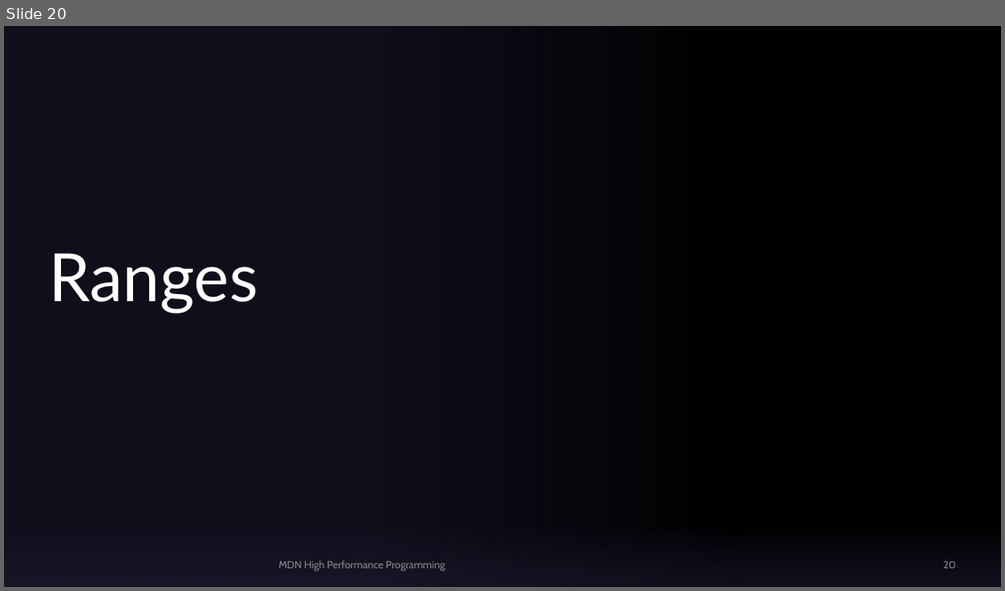
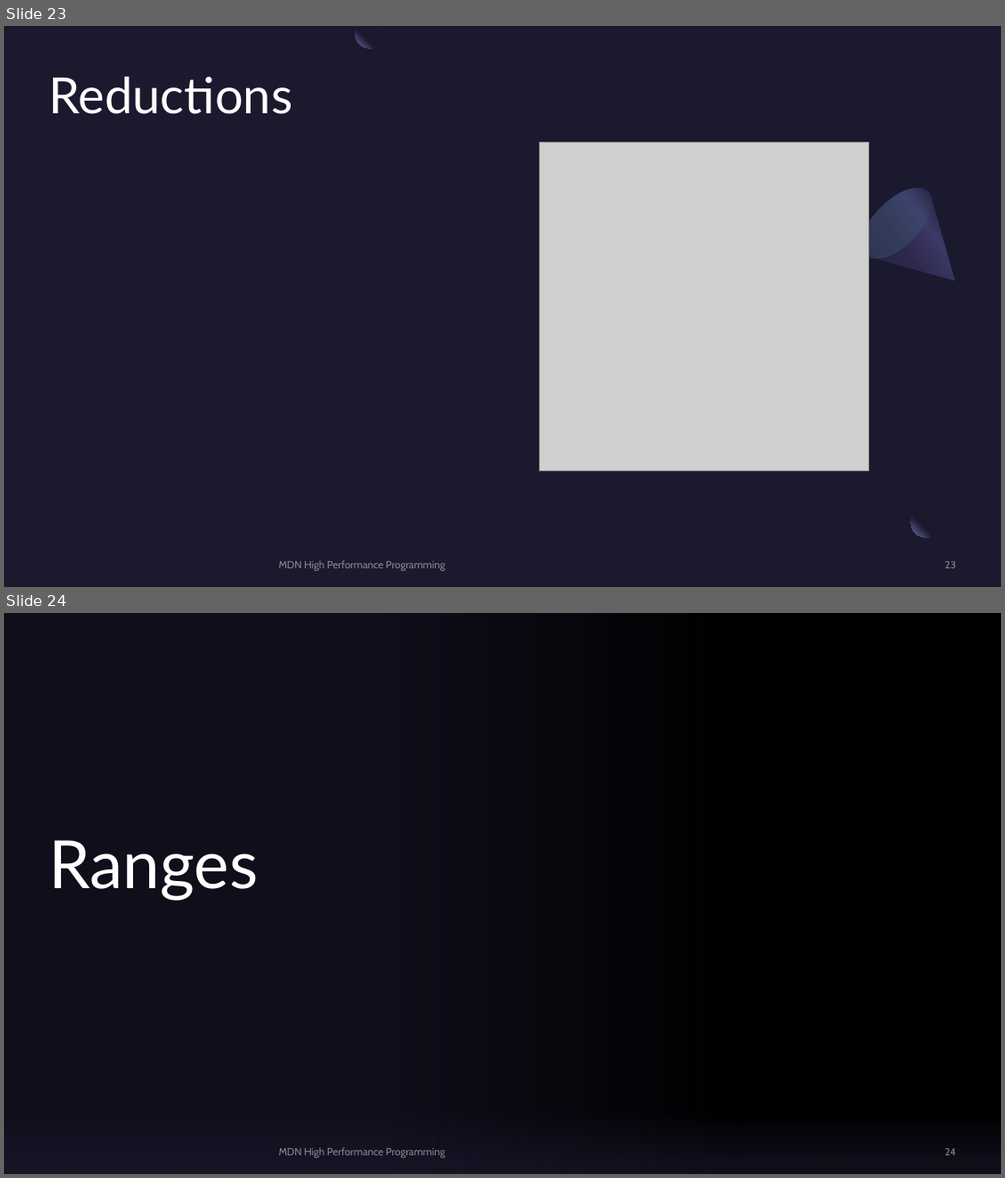
Before and after one commit to MonashDeepNeuron/HPP, a slide deck: content/part6/slides/hpp_part6.pptx. Shown one above the other, each under a label of ours: slide 20 before the commit, slides 23 and 24 after it. The pictures are 1005x591 and 1005x1178 pixels, drawn with LibreOffice and Linux fonts; fonts in the diff are those of the drawing; grey boxes stand for pictures; background and template pictures are left out. Boxes give left, top, right and bottom in pixels: in the first picture for what was removed or moved away, otherwise in the second. Text is boxed around its words. In the diff, an @@ line names an element or a change of style, - is before the commit and + after.

```diff
--- a/content/part6/slides/hpp_part6.pptx
+++ b/content/part6/slides/hpp_part6.pptx
@@ slide 23 added at (4, 26, 1001, 587), background #1B192E @@
@@ freeform shape added at (356, 26, 385, 48), fill gradient #1B192E to #7771B2 @@
@@ title added at (49, 76, 293, 114), 48 pt, text #FFFFFF @@
+Reductions
@@ picture added at (540, 142, 868, 471) @@
@@ freeform shape added at (850, 176, 986, 312), fill gradient #2C284A to #3C3867 to #1B192E @@
@@ ellipse added at (850, 176, 944, 270), fill gradient #454075 to #5BEFC1 @@
@@ rectangle added at (940, 502, 971, 532), fill #1B192E at 80% opacity @@
@@ ellipse added at (911, 508, 940, 538), fill gradient #1B192E to #7771B2 @@
@@ text added at (279, 560, 445, 571), 10 pt, text #A6A6A6 at 80% opacity @@
+MDN High Performance Programming
@@ page number added at (945, 561, 955, 568), 10 pt, text #A6A6A6 at 80% opacity @@
+23
@@ what was slide 20 is now slide 24 @@
@@ page number at (945, 1148, 956, 1155): text changed @@
-20
+24
```
Also in this commit, not shown: 5 slides changed, 3 other slides added, 2 other files.
